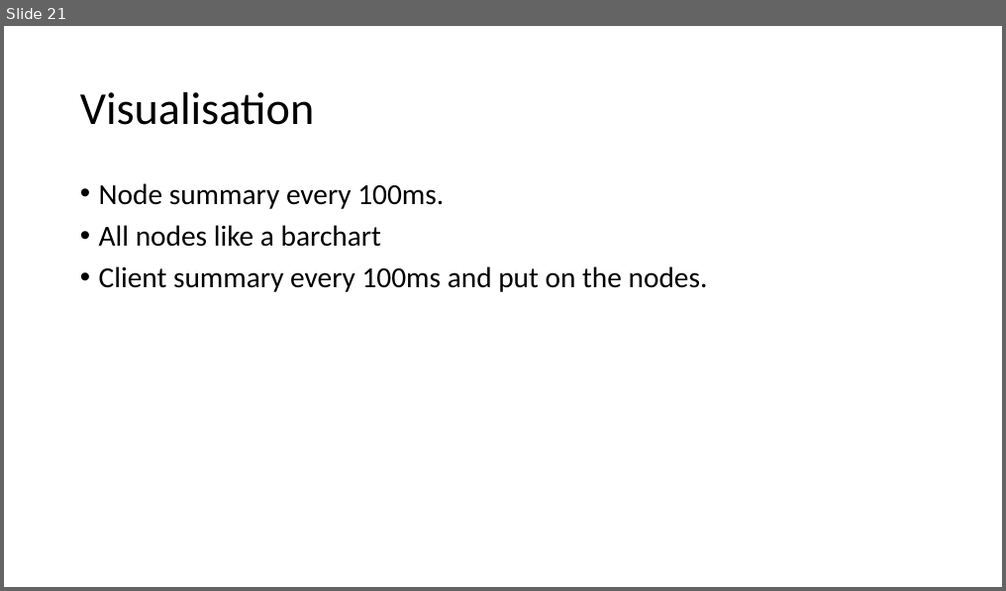
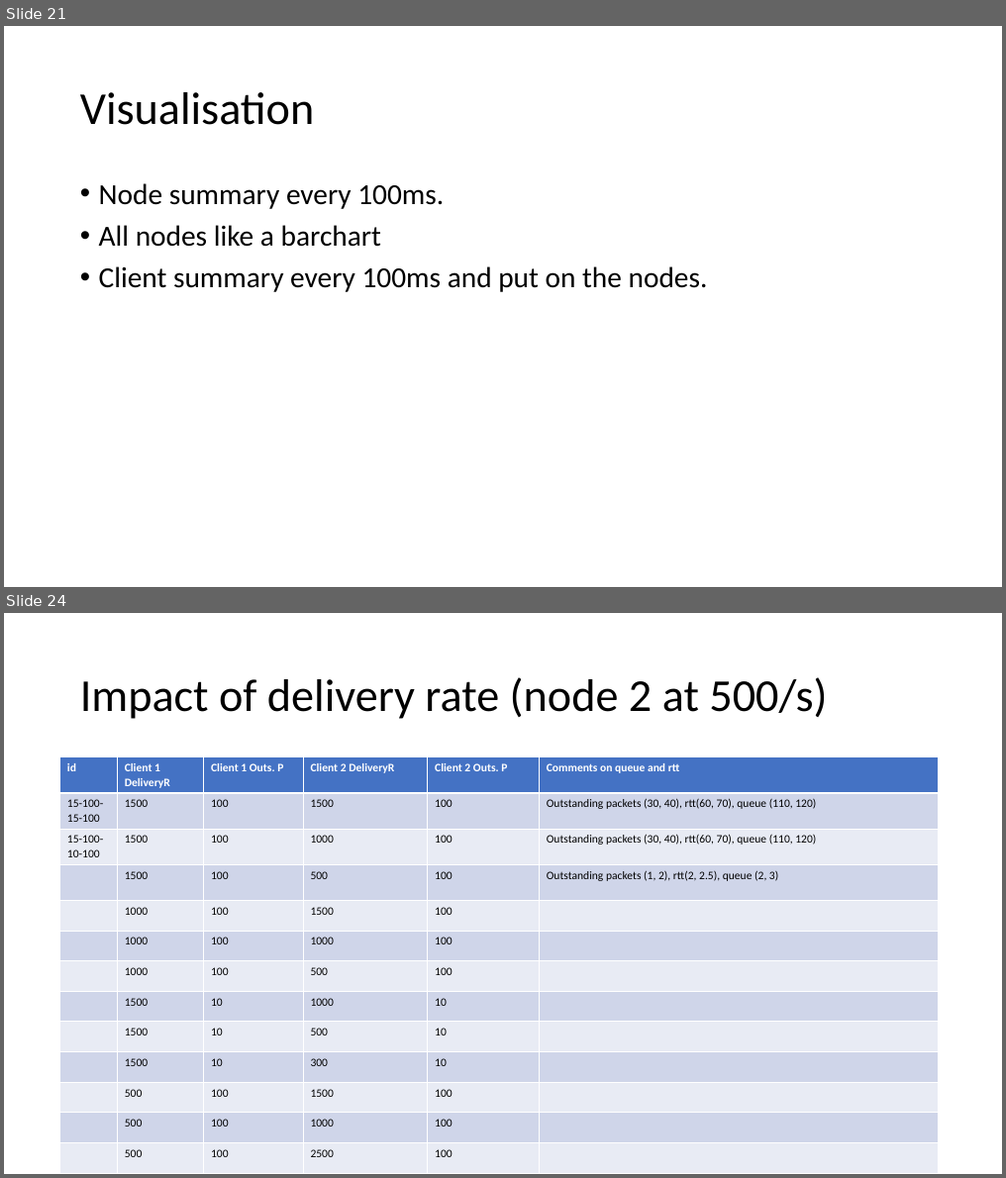
Before and after one commit to adhocmaster/pyns, a slide deck: doc/plan.pptx. Shown one above the other, each under a label of ours: slide 21 before the commit, slides 21 and 24 after it; the slides between them are not shown. The pictures are 1006x591 and 1006x1178 pixels, drawn with LibreOffice and Linux fonts; fonts in the diff are those of the drawing. Boxes give left, top, right and bottom in pixels: in the first picture for what was removed or moved away, otherwise in the second. Text is boxed around its words. In the diff, an @@ line names an element or a change of style, - is before the commit and + after.

```diff
--- a/doc/plan.pptx
+++ b/doc/plan.pptx
@@ slide 24 added at (4, 613, 1002, 1174), background #FFFFFF @@
@@ title added at (80, 677, 827, 719), 44 pt, text #000000 @@
+Impact of delivery rate (node 2 at 500/s)
@@ table added at (60, 758, 939, 1170), 13 rows, 6 columns @@
+id | Client 1 DeliveryR | Client 1 Outs. P | Client 2 DeliveryR | Client 2 Outs. P | Comments on queue and rtt
+15-100-15-100 | 1500 | 100 | 1500 | 100 | Outstanding packets (30, 40), rtt(60, 70), queue (110, 120)
+15-100-10-100 | 1500 | 100 | 1000 | 100 | Outstanding packets (30, 40), rtt(60, 70), queue (110, 120)
+ | 1500 | 100 | 500 | 100 | Outstanding packets (1, 2), rtt(2, 2.5), queue (2, 3)
+ | 1000 | 100 | 1500 | 100 | 
+ | 1000 | 100 | 1000 | 100 | 
+ | 1000 | 100 | 500 | 100 | 
+ | 1500 | 10 | 1000 | 10 | 
+ | 1500 | 10 | 500 | 10 | 
+ | 1500 | 10 | 300 | 10 | 
+ | 500 | 100 | 1500 | 100 | 
+ | 500 | 100 | 1000 | 100 | 
+ | 500 | 100 | 2500 | 100 | 
```
Also in this commit, not shown: 7 other slides added, 7 other files.
